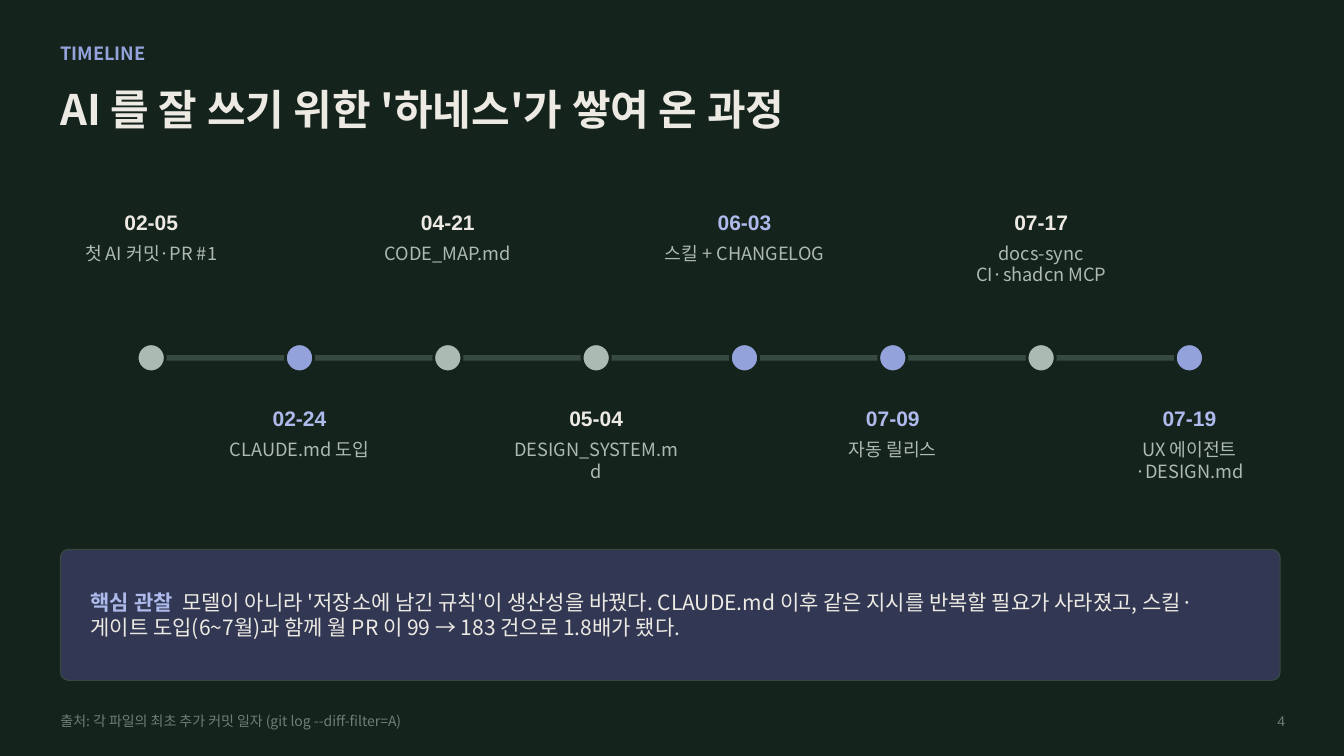
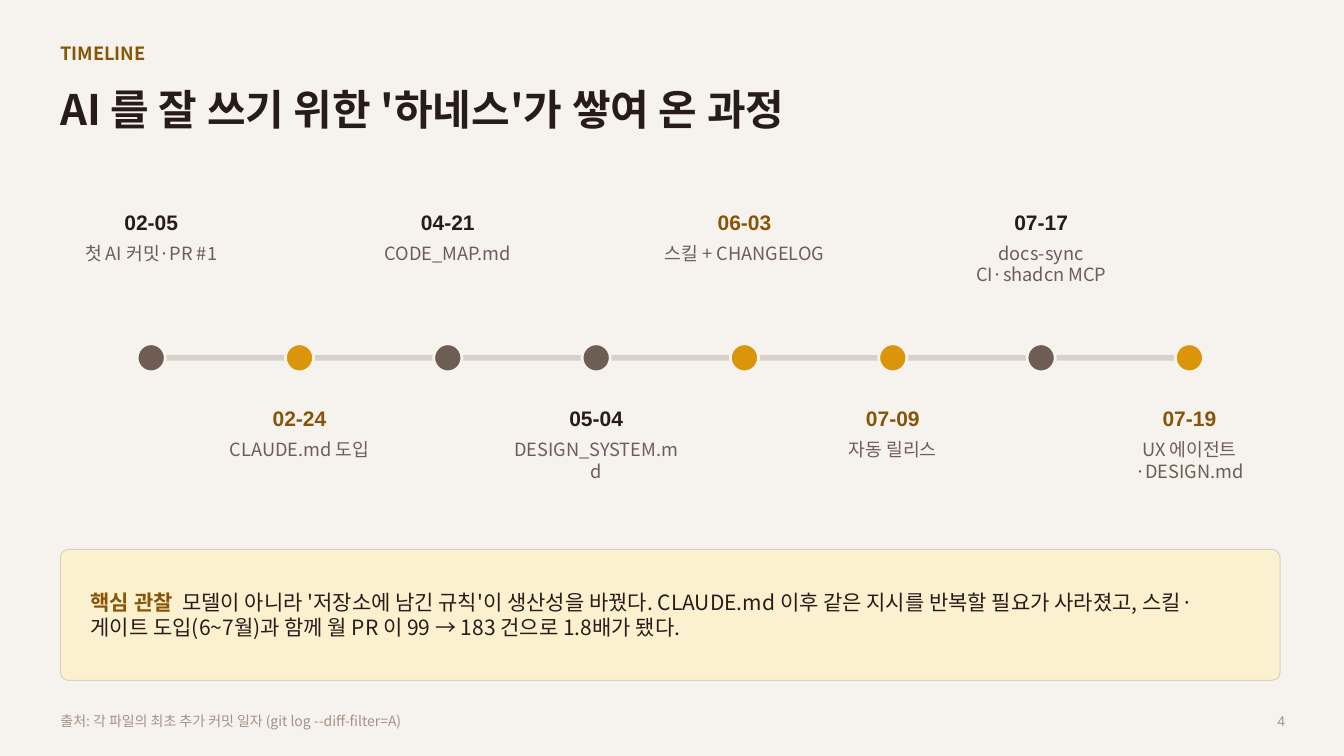
Before and after one commit to riverjin839/devops_management, a slide deck: slide 4 of docs/reports/2026-10_PEP_AI개발_리포트.pptx. Drawn at 1344x756 pixels with LibreOffice and Linux fonts; fonts in the diff are those of the drawing. Boxes give left, top, right and bottom in pixels: in the first picture for what was removed or moved away, otherwise in the second. Text is boxed around its words. In the diff, an @@ line names an element or a change of style, - is before the commit and + after.

```diff
--- a/docs/reports/2026-10_PEP_AI개발_리포트.pptx
+++ b/docs/reports/2026-10_PEP_AI개발_리포트.pptx
@@ background #15231D to #F6F3EF @@
@@ text "TIMELINE" at (x1=60, y1=46, x2=145, y2=60): text colour #94A2DB to #885407 @@
@@ text colour #EDEAE3 to #281C1A in 5 elements at (x1=60, y1=89, x2=784, y2=129), (x1=124, y1=215, x2=178, y2=230), (x1=421, y1=215, x2=475, y2=230), (x1=569, y1=411, x2=623, y2=426), (x1=1014, y1=215, x2=1068, y2=230) @@
@@ line (151, 358) - (1190, 358): stroke #364A41 4 pt to #D8D1CA 4 pt @@
@@ fill #ABBAB2 to #6E5D53; outline #15231D 2 pt to #F6F3EF 2 pt in 4 elements at (x1=137, y1=344, x2=165, y2=372), (x1=434, y1=344, x2=462, y2=372), (x1=582, y1=344, x2=610, y2=372), (x1=1027, y1=344, x2=1056, y2=372) @@
@@ fill #94A2DB to #DA950B; outline #15231D 2 pt to #F6F3EF 2 pt in 4 elements at (x1=285, y1=344, x2=314, y2=372), (x1=731, y1=344, x2=759, y2=372), (x1=879, y1=344, x2=907, y2=372), (x1=1176, y1=344, x2=1204, y2=372) @@
@@ text colour #ADBAEB to #885407 in 4 elements at (x1=273, y1=411, x2=327, y2=427), (x1=718, y1=215, x2=772, y2=231), (x1=866, y1=411, x2=920, y2=427), (x1=1163, y1=411, x2=1217, y2=427) @@
@@ text colour #ABBAB2 to #6E5D53 in 8 elements at (x1=85, y1=245, x2=217, y2=262), (x1=230, y1=441, x2=369, y2=457), (x1=385, y1=245, x2=511, y2=263), (x1=514, y1=442, x2=678, y2=459), (x1=665, y1=245, x2=825, y2=261), (x1=849, y1=441, x2=936, y2=458), (x1=976, y1=245, x2=1106, y2=281), (x1=1135, y1=441, x2=1243, y2=478) @@
@@ rounded rectangle at (x1=60, y1=549, x2=1280, y2=681): fill #323853 to #FCF1CF; outline #364A41 0.75 pt to #D8D1CA 0.75 pt @@
@@ text "핵심 관찰 모델이 아니라 '저장소에 ..." at (x1=91, y1=592, x2=1193, y2=639): text colour #ADBAEB to #885407 in "핵심 관찰"; text colour #EDEAE3 to #281C1A @@
@@ text "출처: 각 파일의 최초 추가 ..." at (x1=60, y1=714, x2=401, y2=730): text colour #6E7F77 to #A49284 @@
@@ text "4" at (x1=1277, y1=716, x2=1285, y2=726): text colour #6E7F77 to #A49284 @@
```
Also in this commit, not shown: 12 other slides changed, 2 slides added, 1 other file.
